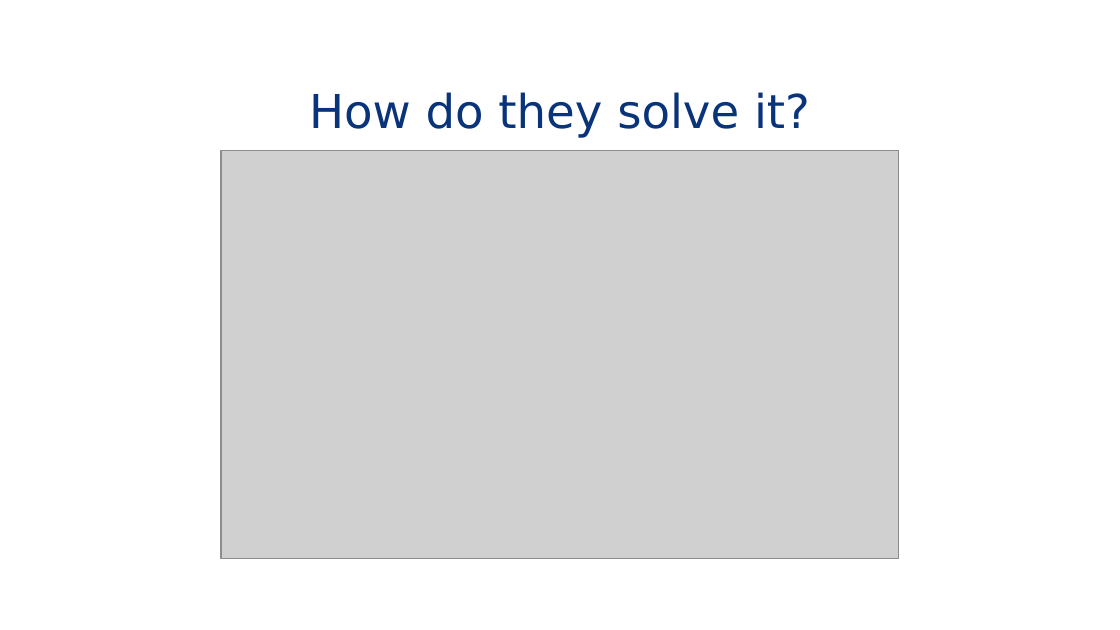
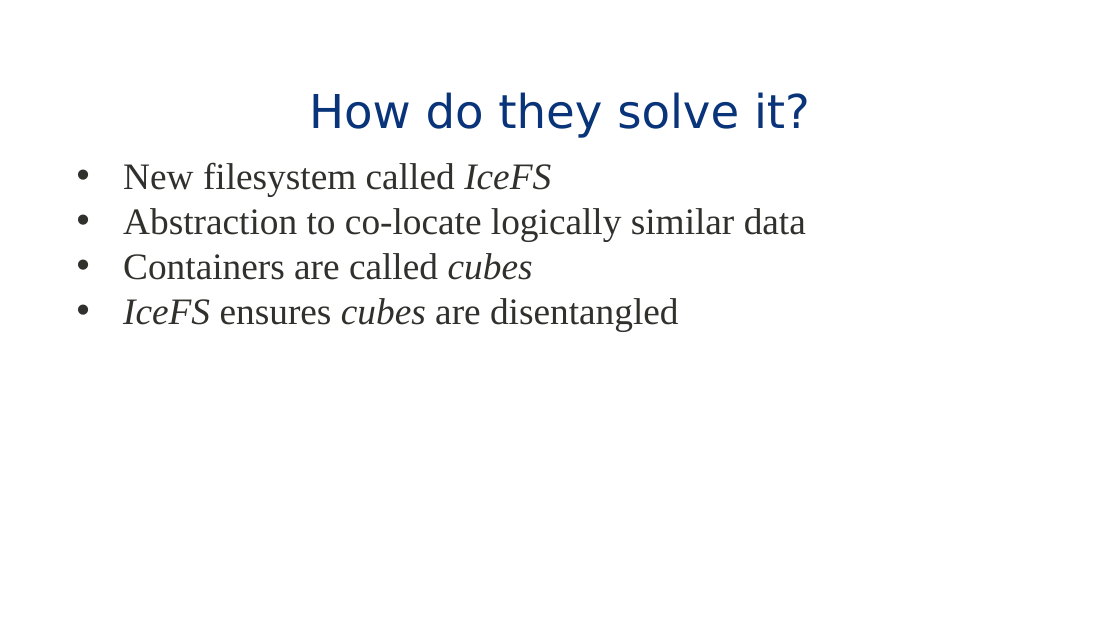
Before and after one commit to eddie-c-davis/cs-advos, a slide deck: slide 6 of presentations/IceFS.pptx. Drawn at 1120x630 pixels with LibreOffice and Linux fonts; fonts in the diff are those of the drawing; grey boxes stand for pictures; background and template pictures are left out. Boxes give left, top, right and bottom in pixels: in the first picture for what was removed or moved away, otherwise in the second. Text is boxed around its words. In the diff, an @@ line names an element or a change of style, - is before the commit and + after.

```diff
--- a/presentations/IceFS.pptx
+++ b/presentations/IceFS.pptx
@@ text added at <box>123,162,806,331</box>, 24 pt, text #30302C @@
+• New filesystem called IceFS
+• Abstraction to co-locate logically similar data
+• Containers are called cubes
+• IceFS ensures cubes are disentangled
@@ picture removed at <box>221,151,898,560</box> @@
```
Also in this commit, not shown: 8 slides added, 3 slides removed.
